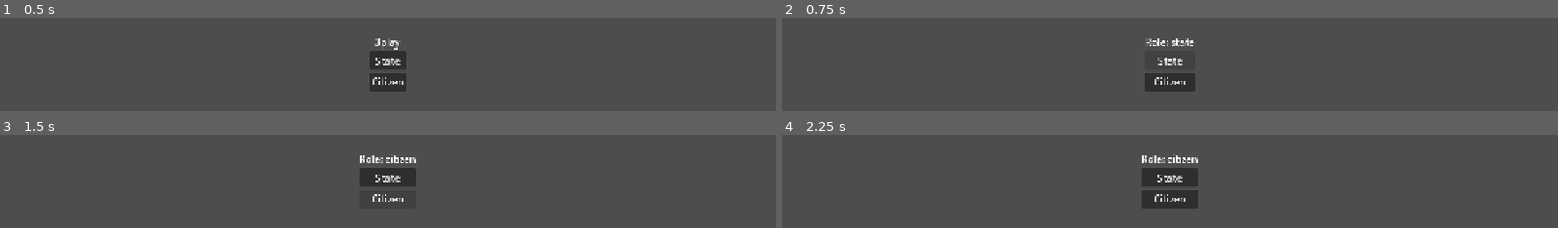
Above: before the commit, frames 1-4 (two rows, left to right).
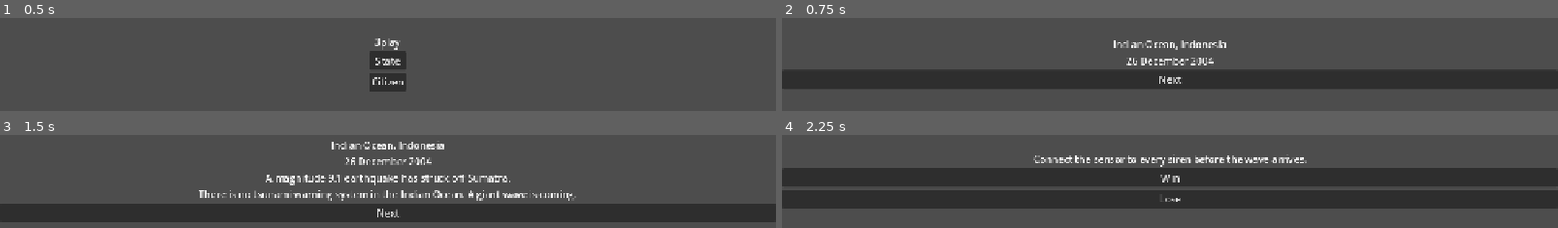
Above: after the commit, the same moments.

Repository: memoksin/3play
Game: Godot game, scene res://scenes/main.tscn
The game is run twice, just before and just after one commit, with the same random seed, the same clock (stepped at 60 frames per second) and the same inputs.
Inputs (mouse positions are in pixels of both pictures, inside the frame that each line leads up to):
- Up to frame 1 (0.5 s): no input
- Up to frame 2 (0.75 s): click "State" at 0.5 s
- Up to frame 3 (1.5 s): click (388, 199) at 1.25 s, where only the run before the commit has a clickable "Citizen"
- Up to frame 4 (2.25 s): click (1170, 213) at 2 s, where only the run after the commit has a clickable "Next"

Frame 1 is identical in both runs. In frame 2, 21% of the frame differs, in the area x 0-100%, y 21-80%; in frame 3, 25%; in frame 4, 38%, in the area x 0-100%, y 20-80%.

Commit message:
feat: Game autoload, Disaster data, scene flow with placeholders (#5)

Diff:
--- /dev/null
+++ b/data/disasters/indian_ocean.tres
@@ -0,0 +1,12 @@
+[gd_resource type="Resource" script_class="Disaster" load_steps=2 format=3]
+
+[ext_resource type="Script" path="res://scripts/disaster.gd" id="1"]
+
+[resource]
+script = ExtResource("1")
+id = &"indian_ocean"
+role = &"state"
+key_prefix = "IO"
+lat = 5.55
+lon = 95.32
+minigame = &"connect"
--- /dev/null
+++ b/data/disasters/kahramanmaras.tres
@@ -0,0 +1,12 @@
+[gd_resource type="Resource" script_class="Disaster" load_steps=2 format=3]
+
+[ext_resource type="Script" path="res://scripts/disaster.gd" id="1"]
+
+[resource]
+script = ExtResource("1")
+id = &"kahramanmaras"
+role = &"citizen"
+key_prefix = "KAHR"
+lat = 37.58
+lon = 36.93
+minigame = &"fit"
--- a/project.godot
+++ b/project.godot
@@ -19,3 +19,11 @@
 
 renderer/rendering_method="gl_compatibility"
 renderer/rendering_method.mobile="gl_compatibility"
+
+[autoload]
+
+Game="*res://scripts/game.gd"
+
+[internationalization]
+
+locale/translations=PackedStringArray("res://locale/strings.en.translation", "res://locale/strings.tr.translation")
--- a/scenes/main.gd
+++ b/scenes/main.gd
@@ -1,8 +1,5 @@
 extends Control
 
 func _ready() -> void:
-	$Center/Box/State.pressed.connect(_pick.bind("state"))
-	$Center/Box/Citizen.pressed.connect(_pick.bind("citizen"))
-
-func _pick(role: String) -> void:
-	$Center/Box/Title.text = "Role: " + role
+	$Center/Box/State.pressed.connect(Game.start.bind(&"state"))
+	$Center/Box/Citizen.pressed.connect(Game.start.bind(&"citizen"))
--- /dev/null
+++ b/scenes/placeholder/diorama.gd
@@ -0,0 +1,18 @@
+extends Control
+
+var _done := false
+
+
+func _ready() -> void:
+	Game.ensure_disaster(&"citizen")
+	var d := Game.disaster
+	var box := PlaceholderUI.build(self, [d.text("PLACE"), d.text("YEAR"), d.text("INTRO_1"), d.text("INTRO_2")])
+	PlaceholderUI.button(box, "Next", _advance)
+	get_tree().create_timer(2.0).timeout.connect(_advance)
+
+
+func _advance() -> void:
+	if _done or not is_inside_tree():
+		return
+	_done = true
+	Game.next()
--- /dev/null
+++ b/scenes/placeholder/diorama.tscn
@@ -0,0 +1,10 @@
+[gd_scene load_steps=2 format=3]
+
+[ext_resource type="Script" path="res://scenes/placeholder/diorama.gd" id="1"]
+
+[node name="Diorama" type="Control"]
+layout_mode = 3
+anchors_preset = 15
+anchor_right = 1.0
+anchor_bottom = 1.0
+script = ExtResource("1")
--- /dev/null
+++ b/scenes/placeholder/globe.gd
@@ -0,0 +1,18 @@
+extends Control
+
+var _done := false
+
+
+func _ready() -> void:
+	Game.ensure_disaster(&"citizen")
+	var d := Game.disaster
+	var box := PlaceholderUI.build(self, [d.text("PLACE"), d.text("YEAR")])
+	PlaceholderUI.button(box, "Next", _advance)
+	get_tree().create_timer(2.0).timeout.connect(_advance)
+
+
+func _advance() -> void:
+	if _done or not is_inside_tree():
+		return
+	_done = true
+	Game.next()
--- /dev/null
+++ b/scenes/placeholder/globe.tscn
@@ -0,0 +1,10 @@
+[gd_scene load_steps=2 format=3]
+
+[ext_resource type="Script" path="res://scenes/placeholder/globe.gd" id="1"]
+
+[node name="Globe" type="Control"]
+layout_mode = 3
+anchors_preset = 15
+anchor_right = 1.0
+anchor_bottom = 1.0
+script = ExtResource("1")
--- /dev/null
+++ b/scenes/placeholder/helper.gd
@@ -0,0 +1,20 @@
+class_name PlaceholderUI
+
+static func build(root: Control, lines: Array[String]) -> VBoxContainer:
+	var box := VBoxContainer.new()
+	box.set_anchors_preset(Control.PRESET_FULL_RECT)
+	box.alignment = BoxContainer.ALIGNMENT_CENTER
+	root.add_child(box)
+	for line in lines:
+		var label := Label.new()
+		label.text = line
+		label.horizontal_alignment = HORIZONTAL_ALIGNMENT_CENTER
+		box.add_child(label)
+	return box
+
+
+static func button(box: Control, text: String, cb: Callable) -> void:
+	var b := Button.new()
+	b.text = text
+	b.pressed.connect(cb)
+	box.add_child(b)
--- /dev/null
+++ b/scenes/placeholder/minigame.gd
@@ -0,0 +1,9 @@
+extends Control
+
+
+func _ready() -> void:
+	Game.ensure_disaster(&"citizen")
+	var box := PlaceholderUI.build(self, [Game.disaster.text("TASK")])
+	var total := 8 if Game.disaster.minigame == &"fit" else 4
+	PlaceholderUI.button(box, "Win", Game.finish_minigame.bind(total, total))
+	PlaceholderUI.button(box, "Lose", Game.finish_minigame.bind(0, total))
--- /dev/null
+++ b/scenes/placeholder/minigame.tscn
@@ -0,0 +1,10 @@
+[gd_scene load_steps=2 format=3]
+
+[ext_resource type="Script" path="res://scenes/placeholder/minigame.gd" id="1"]
+
+[node name="Minigame" type="Control"]
+layout_mode = 3
+anchors_preset = 15
+anchor_right = 1.0
+anchor_bottom = 1.0
+script = ExtResource("1")
--- /dev/null
+++ b/scenes/placeholder/result.gd
@@ -0,0 +1,8 @@
+extends Control
+
+
+func _ready() -> void:
+	Game.ensure_disaster(&"citizen")
+	var d := Game.disaster
+	var box := PlaceholderUI.build(self, ["%d/%d" % [Game.saved, Game.total], d.text("CARD_FACT"), d.text("CARD_HELP"), tr("CLOSING_LINE")])
+	PlaceholderUI.button(box, "Back", Game.next)
--- /dev/null
+++ b/scenes/placeholder/result.tscn
@@ -0,0 +1,10 @@
+[gd_scene load_steps=2 format=3]
+
+[ext_resource type="Script" path="res://scenes/placeholder/result.gd" id="1"]
+
+[node name="Result" type="Control"]
+layout_mode = 3
+anchors_preset = 15
+anchor_right = 1.0
+anchor_bottom = 1.0
+script = ExtResource("1")
--- /dev/null
+++ b/scripts/disaster.gd
@@ -0,0 +1,19 @@
+class_name Disaster
+extends Resource
+
+@export var id: StringName
+@export var role: StringName
+## tr() key prefix: "KAHR" -> KAHR_PLACE, KAHR_INTRO_1, KAHR_CARD_FACT...
+@export var key_prefix: String
+@export var lat := 0.0
+@export var lon := 0.0
+## Key in Game.SCENES: fit, connect.
+@export var minigame: StringName
+## Mechanic data (FitSkin, ConnectSkin). Owned by the minigame.
+@export var skin: Resource
+## Solar flare: globe glitches to year 3000+.
+@export var glitch := false
+
+
+func text(suffix: String) -> String:
+	return TranslationServer.translate(key_prefix + "_" + suffix)
--- /dev/null
+++ b/scripts/game.gd
@@ -0,0 +1,65 @@
+extends Node
+
+const SCENES := {
+	&"main": "res://scenes/main.tscn",
+	&"globe": "res://scenes/globe.tscn",
+	&"diorama": "res://scenes/diorama.tscn",
+	&"fit": "res://scenes/minigames/fit.tscn",
+	&"connect": "res://scenes/minigames/connect.tscn",
+	&"result": "res://scenes/result.tscn",
+}
+const FLOW: Array[StringName] = [&"globe", &"diorama", &"minigame", &"result", &"main"]
+# ponytail: Tier 1 fixed pick per role; Tier 2 alternates via user://
+const PICK := {
+	&"citizen": "res://data/disasters/kahramanmaras.tres",
+	&"state": "res://data/disasters/indian_ocean.tres",
+}
+
+var role: StringName
+var disaster: Disaster
+var saved := 0
+var total := 0
+## Mechanic-specific result data, e.g. {"cold": 2}.
+var extra := {}
+var _step := -1
+
+
+func start(new_role: StringName) -> void:
+	role = new_role
+	disaster = load(PICK[role])
+	saved = 0
+	total = 0
+	extra = {}
+	_step = -1
+	next()
+
+
+func next() -> void:
+	_step = mini(_step + 1, FLOW.size() - 1)
+	_go(FLOW[_step])
+
+
+func finish_minigame(new_saved: int, new_total: int, new_extra := {}) -> void:
+	saved = new_saved
+	total = new_total
+	extra = new_extra
+	next()
+
+
+## For running a scene on its own (F6): load the role's disaster if none is set.
+func ensure_disaster(default_role: StringName) -> void:
+	if disaster == null:
+		role = default_role
+		disaster = load(PICK[default_role])
+
+
+func scene_path(step: StringName) -> String:
+	var key := disaster.minigame if step == &"minigame" else step
+	var path: String = SCENES[key]
+	if ResourceLoader.exists(path):
+		return path
+	return "res://scenes/placeholder/%s.tscn" % step
+
+
+func _go(step: StringName) -> void:
+	get_tree().change_scene_to_file.call_deferred(scene_path(step))
--- /dev/null
+++ b/tests/smoke_contract.gd
@@ -0,0 +1,11 @@
+extends SceneTree
+
+func _init() -> void:
+	var ok := true
+	for p in ["res://data/disasters/kahramanmaras.tres", "res://data/disasters/indian_ocean.tres"]:
+		var d: Disaster = load(p)
+		if d == null or d.minigame == &"" or d.text("PLACE") == d.key_prefix + "_PLACE":
+			push_error("bad disaster: " + p)
+			ok = false
+	print("contract ok" if ok else "contract FAIL")
+	quit(0 if ok else 1)
--- /dev/null
+++ b/tests/test_flow.gd
@@ -0,0 +1,39 @@
+extends SceneTree
+
+var ok := true
+
+
+func _initialize() -> void:
+	_run()
+
+
+func _check(name: String, cond: bool) -> void:
+	print(("PASS " if cond else "FAIL ") + name)
+	ok = ok and cond
+
+
+func _at(step: StringName, label: String) -> void:
+	await process_frame
+	await process_frame
+	_check("%s at %s" % [label, step], current_scene.scene_file_path == root.get_node("Game").scene_path(step))
+
+
+func _run() -> void:
+	var game := root.get_node("Game")
+	for role in [&"citizen", &"state"]:
+		for win in [true, false]:
+			game.start(role)
+			var want := "kahramanmaras" if role == &"citizen" else "indian_ocean"
+			_check("%s disaster" % role, game.disaster.id == want)
+			await _at(&"globe", role)
+			game.next()
+			await _at(&"diorama", role)
+			game.next()
+			await _at(&"minigame", role)
+			var total := 8 if game.disaster.minigame == &"fit" else 4
+			game.finish_minigame(total if win else 0, total)
+			_check("%s score" % role, game.saved == (total if win else 0) and game.total == total)
+			await _at(&"result", role)
+			game.next()
+			await _at(&"main", role)
+	quit(0 if ok else 1)
Not shown, added: locale/strings.csv.import
Not shown, added: scenes/placeholder/diorama.gd.uid
Not shown, added: scenes/placeholder/globe.gd.uid
Not shown, added: scenes/placeholder/helper.gd.uid
Not shown, added: scenes/placeholder/minigame.gd.uid
Not shown, added: scenes/placeholder/result.gd.uid
Not shown, added: scripts/disaster.gd.uid
Not shown, added: scripts/game.gd.uid
Not shown, added: tests/smoke_contract.gd.uid
Not shown, added: tests/test_flow.gd.uid
